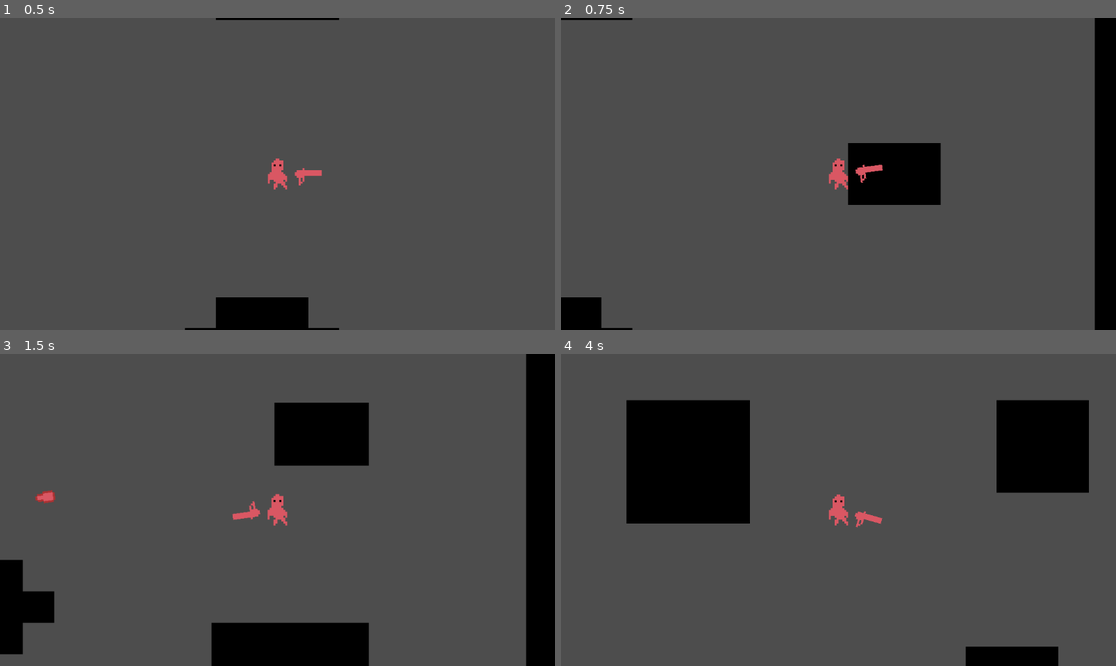
Above: before the commit, frames 1-4 (two rows, left to right).
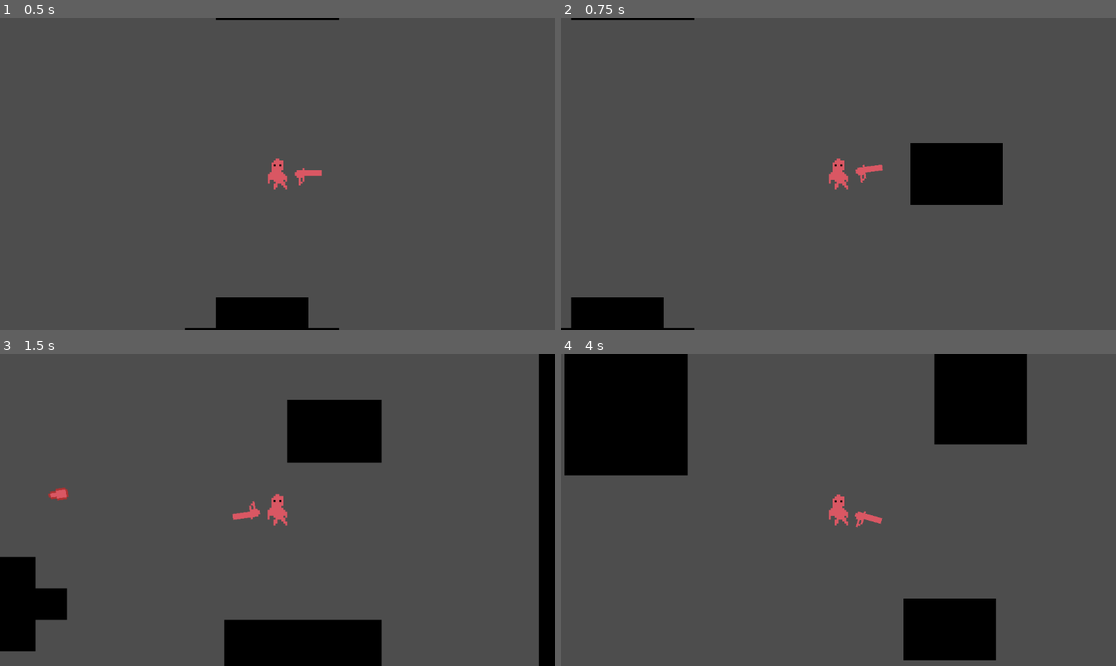
Above: after the commit, the same moments.

Repository: ExistantHumanX3/DeepFeats
Game: Godot game, scene res://scenes/game.tscn
Two runs of this game, one before a commit and one after it. Both use one fixed random seed, a clock stepped at 60 frames per second and the inputs below.
Inputs (mouse positions are in pixels of both pictures, inside the frame that each line leads up to):
- Up to frame 1 (0.5 s): no input
- Up to frame 2 (0.75 s): tap Enter at 0.5 s; move the mouse to (960, 158) at 0.52 s; hold D (move_right) from 0.53 s (still down); tap Shift (dash) at 0.6 s
- Up to frame 3 (1.5 s): tap Space at 1.25 s; move the mouse to (166, 525) at 1.27 s; release D (move_right) at 1.28 s; hold S (move_down) from 1.28 s (still down); click (166, 525) at 1.35 s
- Up to frame 4 (4 s): move the mouse to (894, 441) at 2.02 s; release S (move_down) at 2.03 s; hold D (move_right) 2.03-2.78 s; tap Shift (dash) at 2.1, 3.6 s; tap Enter at 2.75 s; move the mouse to (810, 572) at 2.77 s; hold W (move_up) 2.78-3.53 s; click (810, 572) at 2.85 s; move the mouse to (1005, 556) at 3.52 s; hold A (move_left) from 3.53 s (still down)

Frame 1 is identical in both runs. In frame 2, 9.7% of the frame differs, in the area x 0-100%, y 0-100%; in frame 3, 5.7%; in frame 4, 24%, in the area x 0-96%, y 0-100%.

Commit message:
Fixed dashing again. Also broke the knockback script

Diff:
--- a/bvn-game-jam/scripts/character_body_2d.gd
+++ b/bvn-game-jam/scripts/character_body_2d.gd
@@ -14,7 +14,7 @@
 
 
 const SPEED = 200
-const DASH_SPEED = 6
+const DASH_SPEED = 4
 const dash_timer = 5
 
 func _physics_process(delta) -> void:
@@ -26,8 +26,10 @@
 func getInput():
 	# Sets movement direction
 	var input_vector = Input.get_vector("move_left", "move_right", "move_up", "move_down")
+
 	# Update move_vector
 	move_vector = input_vector
+
 	# Check if player dashes
 	if Input.is_action_just_pressed("dash") && !is_dashing && can_dash:
 		is_dashing = true
@@ -48,16 +50,17 @@
 	else :
 		play_anim("idle")
 
+	# Sets your velocity so you get to move
+	velocity = move_vector * SPEED
+
 	# Apply knockback
 	move_vector -= kb_vector
 
-
-
-
+	# What does this one do? TODO: explain what this one does
 	if kb_vector.length() > 0:
 		kb_vector = lerp(kb_vector, Vector2(0, 0), 0.05)
 
-	velocity = move_vector * SPEED
+
 
 
 func knockback(kb_vector: Vector2):
